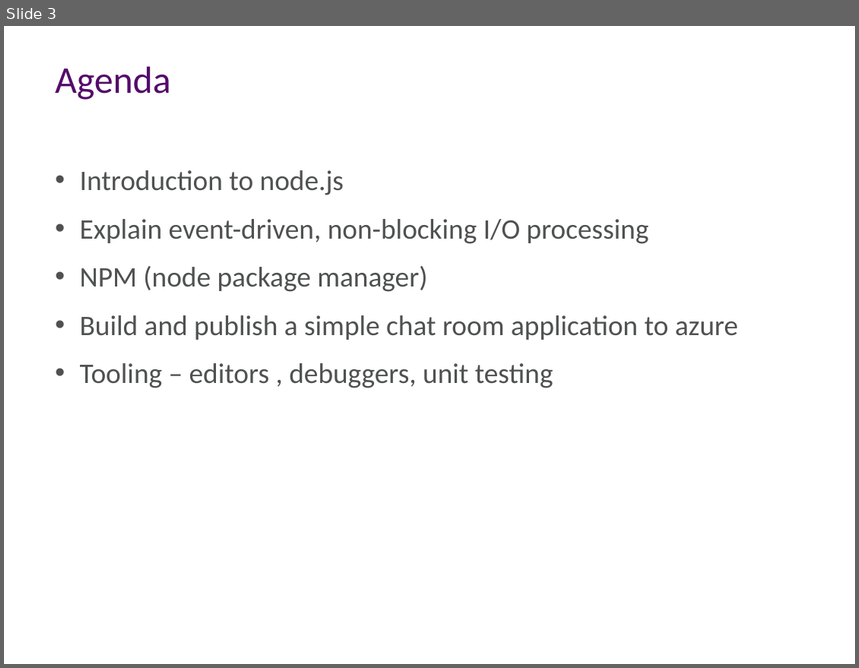
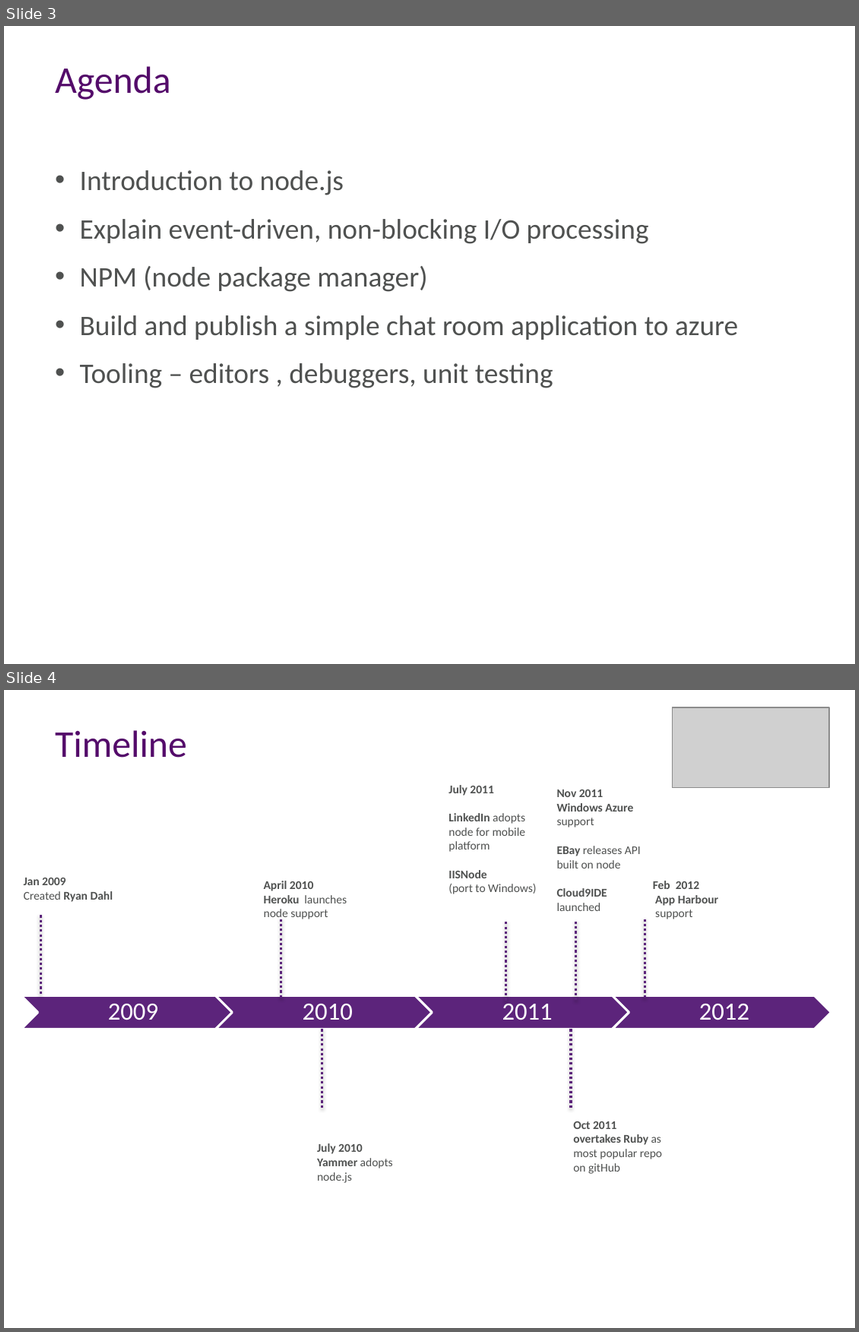
Before and after one commit to aidancasey/AzureNodeChatClient, a slide deck: presentation/Building Node.js Applications on Windows Azure.pptx. Shown one above the other, each under a label of ours: slide 3 before the commit, slides 3 and 4 after it. The pictures are 859x668 and 859x1332 pixels, drawn with LibreOffice and Linux fonts; fonts in the diff are those of the drawing; grey boxes stand for pictures; background and template pictures are left out. Boxes give left, top, right and bottom in pixels: in the first picture for what was removed or moved away, otherwise in the second. Text is boxed around its words. In the diff, an @@ line names an element or a change of style, - is before the commit and + after.

```diff
--- a/presentation/Building Node.js Applications on Windows Azure.pptx
+++ b/presentation/Building Node.js Applications on Windows Azure.pptx
@@ slide 4 added at (x1=4, y1=690, x2=855, y2=1328), background #FFFFFF @@
@@ picture added at (x1=672, y1=708, x2=829, y2=788) @@
@@ title added at (x1=55, y1=730, x2=187, y2=758), 32 pt, text #540B6A @@
+Timeline
@@ text added at (x1=449, y1=785, x2=536, y2=894), 10 pt, text #4F5150 @@
+July 2011
+LinkedIn adopts node for mobile platform
+IISNode
+(port to Windows)
@@ text added at (x1=557, y1=790, x2=641, y2=911), 10 pt, text #4F5150 @@
+Nov 2011 Windows Azure support
+EBay releases API built on node
+Cloud9IDE launched
@@ text added at (x1=24, y1=878, x2=113, y2=902), 10 pt, text #4F5150, bold @@
+Jan 2009
+Created Ryan Dahl
@@ text added at (x1=264, y1=881, x2=347, y2=921), 10 pt, text #4F5150 @@
+April 2010 Heroku launches node support
@@ text added at (x1=653, y1=881, x2=718, y2=920), 10 pt, text #4F5150, bold @@
+Feb 2012
+App Harbour
+support
@@ line added from (40, 916) to (40, 996), #5C247B 2 pt dashed @@
@@ line added from (281, 919) to (281, 1000), #5C247B 2 pt dashed @@
@@ line added from (506, 923) to (506, 1002), #5C247B 2 pt dashed @@
@@ line added from (576, 922) to (576, 1002), #5C247B 2 pt dashed @@
@@ line added from (645, 919) to (645, 1000), #5C247B 2 pt dashed @@
@@ group added at (x1=21, y1=996, x2=832, y2=1029): 4 chevrons, 4 texts @@
+2009
+2010
+2011
+2012
@@ line added from (322, 1030) to (322, 1110), #5C247B 2 pt dashed @@
@@ line added from (571, 1030) to (571, 1110), #5C247B 2 pt dashed @@
@@ text added at (x1=573, y1=1122, x2=662, y2=1174), 10 pt, text #4F5150 @@
+Oct 2011 overtakes Ruby as most popular repo on gitHub
@@ text added at (x1=317, y1=1144, x2=393, y2=1183), 10 pt, text #4F5150, bold @@
+July 2010
+Yammer adopts node.js
```
Also in this commit, not shown: 2 slides changed, 3 other slides added, 7 slides removed.
